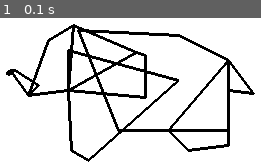
Above: before the commit, frame 1.
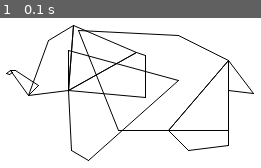
Above: after the commit, the same moment.

Repository: CarolineHo6/icd2o
Game: pygame game, started from Game-modules/elephant.py
Two runs of this game, one before a commit and one after it. Both use one fixed random seed, a clock stepped at 60 frames per second and the inputs below.
Inputs:
- Up to frame 1 (0.1 s): no input

The runs differ from the first frame. In frame 1, 9.0% of the frame differs, in the area x 2-98%, y 4-96%.

Commit message:
Mini Project

Diff:
--- a/Game-modules/elephant.py
+++ b/Game-modules/elephant.py
@@ -5,6 +5,7 @@
 pygame.init()
 
 screen = pygame.display.set_mode([400, 400])
+pygame.display.set_caption("Elephant")
 
 WHITE = (0, 0, 0)
 BLACK = (255, 255, 255)
@@ -14,16 +15,28 @@
     screen.fill(BLACK)
 
     # Elephant 2.0
-    pygame.draw.lines(screen, (0,0,0), True, [(100, 50), (200, 55), (250, 80), (190, 150), (140, 150)], 3)
-    pygame.draw.lines(screen, (0,0,0), True, [(250, 80), (190, 150), (250, 150)], 3)
-    pygame.draw.lines(screen, (0,0,0), True, [(190, 150), (250, 150), (250, 165), (210, 170)], 3)
-    pygame.draw.lines(screen, (0,0,0), True, [(250, 80), (250 ,110), (275, 113)], 3)
-    pygame.draw.lines(screen, (0,0,0), True, [(90, 110), (93, 170), (110, 180), (200, 100), (90, 70)], 3)
-    pygame.draw.lines(screen, (0,0,0), True, [(90, 110), (167, 117), (167, 75), (158, 72)], 3)
-    pygame.draw.lines(screen, (0,0,0), True, [(90, 110), (158, 72), (95, 45)], 3)
-    pygame.draw.lines(screen, (0,0,0), True, [(32, 90), (28, 93), (31, 94), (34, 92)], 3)
-    pygame.draw.lines(screen, (0,0,0), True, [(50, 115), (60, 105), (37, 90), (32, 90)], 3)
-    pygame.draw.lines(screen, (0,0,0), True, [(95, 45), (90, 110), (50, 115), (70, 60)], 3)
+    #pygame.draw.lines(screen, (0,0,0), True, [(100, 50), (200, 55), (250, 80), (190, 150), (140, 150)], 3)
+    #pygame.draw.lines(screen, (0,0,0), True, [(250, 80), (190, 150), (250, 150)], 3)
+    #pygame.draw.lines(screen, (0,0,0), True, [(190, 150), (250, 150), (250, 165), (210, 170)], 3)
+    #pygame.draw.lines(screen, (0,0,0), True, [(250, 80), (250 ,110), (275, 113)], 3)
+    #pygame.draw.lines(screen, (0,0,0), True, [(90, 110), (93, 170), (110, 180), (200, 100), (90, 70)], 3)
+    #pygame.draw.lines(screen, (0,0,0), True, [(90, 110), (167, 117), (167, 75), (158, 72)], 3)
+    #pygame.draw.lines(screen, (0,0,0), True, [(90, 110), (158, 72), (95, 45)], 3)
+    #pygame.draw.lines(screen, (0,0,0), True, [(32, 90), (28, 93), (31, 94), (34, 92)], 3)
+    #pygame.draw.lines(screen, (0,0,0), True, [(50, 115), (60, 105), (37, 90), (32, 90)], 3)
+    #pygame.draw.lines(screen, (0,0,0), True, [(95, 45), (90, 110), (50, 115), (70, 60)], 3)
+
+    # Elephant aalines
+    pygame.draw.aalines(screen, (0,0,0), True, [(100, 50), (200, 55), (250, 80), (190, 150), (140, 150)])
+    pygame.draw.aalines(screen, (0,0,0), True, [(250, 80), (190, 150), (250, 150)])
+    pygame.draw.aalines(screen, (0,0,0), True, [(190, 150), (250, 150), (250, 165), (210, 170)])
+    pygame.draw.aalines(screen, (0,0,0), True, [(250, 80), (250 ,110), (275, 113)])
+    pygame.draw.aalines(screen, (0,0,0), True, [(90, 110), (93, 170), (110, 180), (200, 100), (90, 70)])
+    pygame.draw.aalines(screen, (0,0,0), True, [(90, 110), (167, 117), (167, 75), (158, 72)])
+    pygame.draw.aalines(screen, (0,0,0), True, [(90, 110), (158, 72), (95, 45)])
+    pygame.draw.aalines(screen, (0,0,0), True, [(32, 90), (28, 93), (31, 94), (34, 92)])
+    pygame.draw.aalines(screen, (0,0,0), True, [(50, 115), (60, 105), (37, 90), (32, 90)])
+    pygame.draw.aalines(screen, (0,0,0), True, [(95, 45), (90, 110), (50, 115), (70, 60)])
 
     # Elephant
     '''pygame.draw.polygon(screen, (170, 170, 170), [(100, 50), (200, 55), (250, 80), (190, 150), (140, 150)])
--- /dev/null
+++ b/Game-modules/project.py
@@ -0,0 +1,78 @@
+import sys
+sys.path.append(r'C:\Users\CHo\AppData\Local\Programs\Python\Python312\Lib\site-packages')
+import pygame
+import math
+
+# Initialize display
+pygame.init()
+
+# Make display and caption
+screen = pygame.display.set_mode([500, 800])
+pygame.display.set_caption("Mini Project - Scene")
+
+# Colours
+WHITE = (255, 255, 255)
+BLACK = (0, 0, 0)
+GREEN = (0, 255, 0)
+SKY = (204, 255, 255)
+BROWN = (153, 76, 0)
+RED = (255, 0, 0)
+BLUE = (0, 0, 255)
+YELLOW = (255, 255, 102)
+GREY = (125, 125, 125)
+
+# Main Loop
+while True:
+    screen.fill(SKY)
+
+    # Ground
+    pygame.draw.rect(screen, GREEN, (0, 600, 1000, 200))
+
+    # House
+    pygame.draw.rect(screen, BROWN, (100, 550, 100, 100))
+    pygame.draw.polygon(screen, RED, [(75, 550), (225, 550), (150, 500)])
+    pygame.draw.rect(screen, BLUE, (140, 620, 20, 30))
+    pygame.draw.circle(screen, BLACK, (130, 575), 15)
+    pygame.draw.circle(screen, BLACK, (170, 575), 15)
+
+    # Car
+    pygame.draw.polygon(screen, RED, [(270, 580), (280, 570), (290, 570), (300, 580)])
+    pygame.draw.rect(screen, RED, (245, 580, 65, 20))
+    pygame.draw.circle(screen, BLACK, (265, 600), 5)
+    pygame.draw.circle(screen, BLACK, (300, 600), 5)
+    pygame.draw.polygon(screen, BLACK, [(273, 579), (283, 572), (288, 572), (298, 579)])
+
+    # Sun
+    # Body of sun
+    pygame.draw.circle(screen, (YELLOW), (150, 150), 75)
+
+    # Lines
+    pygame.draw.line(screen, (YELLOW), (50, 50), (80, 80), 20)
+    pygame.draw.line(screen, (YELLOW), (150, 25), (150, 55), 20)
+    pygame.draw.line(screen, (YELLOW), (250, 50), (220, 80), 20)
+    pygame.draw.line(screen, (YELLOW), (250, 150), (280, 150), 20)
+    pygame.draw.line(screen, (YELLOW), (225, 200), (255, 230), 20)
+    pygame.draw.line(screen, (YELLOW), (150, 250), (150, 280), 20)
+    pygame.draw.line(screen, (YELLOW), (50, 260), (80, 230), 20)
+    pygame.draw.line(screen, (YELLOW), (50, 150), (10, 150), 20)
+
+    # Stop sign
+    pygame.draw.rect(screen, GREY, (412, 560, 6, 50))
+    pygame.draw.polygon(screen, RED, [(400, 550), (410, 540), (420, 540), (430, 550), (430, 560), (420, 570), (410, 570), (400, 560)])
+
+    # Road
+    pygame.draw.rect(screen, GREY, (420, 600, 50, 200))
+    pygame.draw.rect(screen, WHITE, (443, 600, 5, 200))
+
+    # Thing
+    pygame.draw.ellipse(screen, BLACK, pygame.Rect(350, 580, 20, 15), 3)
+    pygame.draw.line(screen, BLACK, (360, 595), (360, 615), 3)
+    pygame.draw.lines(screen, BLACK, False, [(350, 625), (360, 615), (370, 625)])
+    pygame.draw.lines(screen, BLACK, False, [(350, 595), (360, 605), (370, 595)])
+
+    pygame.display.flip()
+
+    for i in pygame.event.get():
+        if i.type == pygame.QUIT:
+            pygame.quit()
+            sys.exit()
--- /dev/null
+++ b/Game-modules/scene.py
@@ -0,0 +1,75 @@
+import sys
+sys.path.append(r'C:\Users\CHo\AppData\Local\Programs\Python\Python312\Lib\site-packages')
+import pygame
+import math
+
+pygame.init()
+
+screen = pygame.display.set_mode([900, 700])
+pygame.display.set_caption("Elephant")
+
+WHITE = (255, 255, 255)
+BLUE = (0, 0, 255)
+BROWN = (139, 69, 19)
+YELLOW = (255, 255, 0)
+GREEN = (0, 128, 0)
+BLACK = (0,0,0)
+GREY = (200,200,200)
+
+while True:
+    screen.fill(WHITE)
+
+    #House
+    pygame.draw.rect(screen, BLUE, (150, 300, 200, 150))  # (x, y, width, height)
+    pygame.draw.polygon(screen, BROWN, [(150, 300), (250, 200), (350, 300)])
+    pygame.draw.rect(screen, BROWN, (225, 380, 50, 70))
+    pygame.draw.circle(screen, YELLOW, (200, 330), 20)  # Window 1
+    pygame.draw.circle(screen, YELLOW, (300, 330), 20)  # Window 2
+
+    # Trees
+    pygame.draw.rect(screen, BROWN, (80, 350, 40, 100))  # (x, y, width, height)
+    pygame.draw.polygon(screen, GREEN, [(0, 350), (100, 200), (200, 350)])
+    pygame.draw.polygon(screen, GREEN, [(20, 300), (100, 150), (180, 300)])
+    pygame.draw.polygon(screen, GREEN, [(40, 250), (100, 120), (160, 250)])
+
+    pygame.draw.rect(screen, BROWN, (430, 350, 40, 100))  # (x, y, width, height)
+    pygame.draw.polygon(screen, GREEN, [(400, 350), (450, 200), (500, 350)])
+    pygame.draw.polygon(screen, GREEN, [(400, 300), (450, 150), (500, 300)])
+    pygame.draw.polygon(screen, GREEN, [(400, 250), (450, 120), (500, 250)])
+
+    # Car
+    pygame.draw.rect(screen, GREEN, (50, 500, 100, 50))
+    pygame.draw.rect(screen, GREEN, (25, 525, 25, 25))
+    pygame.draw.rect(screen, BLACK, (55, 505, 35, 20))
+    pygame.draw.rect(screen, BLACK, (110, 505, 35, 20))
+    pygame.draw.circle(screen, BLACK, (50, 550), 10)
+    pygame.draw.circle(screen, BLACK, (130, 550), 10)
+
+    # Sun
+    pygame.draw.circle(screen, (YELLOW), (750, 150), 75)
+    pygame.draw.line(screen, (YELLOW), (650, 50), (680, 80), 20)
+    pygame.draw.line(screen, (YELLOW), (750, 25), (750, 55), 20)
+    pygame.draw.line(screen, (YELLOW), (850, 50), (820, 80), 20)
+    pygame.draw.line(screen, (YELLOW), (850, 150), (880, 150), 20)
+    pygame.draw.line(screen, (YELLOW), (825, 200), (855, 230), 20)
+    pygame.draw.line(screen, (YELLOW), (750, 250), (750, 280), 20)
+    pygame.draw.line(screen, (YELLOW), (650, 260), (680, 230), 20)
+    pygame.draw.line(screen, (YELLOW), (650, 150), (610, 150), 20)
+
+    # Stick Man
+    pygame.draw.circle(screen, BLACK, (200, 500), 10, 2)
+    pygame.draw.line(screen, BLACK, (200, 510), (200, 530), 2)
+    pygame.draw.lines(screen, BLACK, False, [(190, 540), (200, 530), (210, 540)], 2)
+    pygame.draw.lines(screen, BLACK, False, [(190, 530), (200, 520), (210, 530)], 2)
+
+    # Flag
+    pygame.draw.rect(screen, GREY, (500, 300, 10, 175))
+    pygame.draw.rect(screen, BLUE, (510, 300, 60, 40))
+    pygame.draw.arc(screen, GREEN, pygame.Rect(515, 305, 55, 35), 0, 2*math.pi/2, 2)
+
+    pygame.display.flip()
+
+    for i in pygame.event.get():
+        if i.type == pygame.QUIT:
+            pygame.quit()
+            sys.exit()
--- a/Tetris.py
+++ /dev/null
@@ -1,108 +0,0 @@
-import sys
-sys.path.append(r'C:\Users\CHo\AppData\Local\Programs\Python\Python312\Lib\site-packages')
-import pygame
-import random
-
-# Initialize pygame
-pygame.init()
-
-# Constants
-SCREEN_WIDTH = 800
-SCREEN_HEIGHT = 600
-BLOCK_SIZE = 30
-GRID_WIDTH = SCREEN_WIDTH // BLOCK_SIZE
-GRID_HEIGHT = SCREEN_HEIGHT // BLOCK_SIZE
-WHITE = (255, 255, 255)
-BLACK = (0, 0, 0)
-
-# Shapes of Tetris blocks
-SHAPES = [
-    [[1, 1, 1],
-     [0, 1, 0]],
-
-    [[0, 2, 2],
-     [2, 2, 0]],
-
-    [[3, 3, 0],
-     [0, 3, 3]],
-
-    [[4, 0, 0],
-     [4, 4, 4]],
-
-    [[0, 0, 5],
-     [5, 5, 5]],
-
-    [[6, 6],
-     [6, 6]],
-
-    [[7, 7, 7, 7]]
-]
-
-# Initialize screen
-screen = pygame.display.set_mode((SCREEN_WIDTH, SCREEN_HEIGHT))
-pygame.display.set_caption("Tetris")
-
-clock = pygame.time.Clock()
-
-# Functions
-def draw_block(x, y, color):
-    pygame.draw.rect(screen, color, (x * BLOCK_SIZE, y * BLOCK_SIZE, BLOCK_SIZE, BLOCK_SIZE))
-
-def new_piece():
-    shape = random.choice(SHAPES)
-    piece = {
-        'shape': shape,
-        'x': GRID_WIDTH // 2 - len(shape[0]) // 2,
-        'y': 0
-    }
-    return piece
-
-def draw_piece(piece):
-    shape = piece['shape']
-    x = piece['x']
-    y = piece['y']
-    color = colors[shape[0][0]]
-    for i in range(len(shape)):
-        for j in range(len(shape[i])):
-            if shape[i][j] != 0:
-                draw_block(x + j, y + i, color)
-
-def move_piece(piece, dx, dy):
-    piece['x'] += dx
-    piece['y'] += dy
-
-def is_collision(piece, dx, dy):
-    shape = piece['shape']
-    x = piece['x'] + dx
-    y = piece['y'] + dy
-    for i in range(len(shape)):
-        for j in range(len(shape[i])):
-            if shape[i][j] != 0:
-                if x + j < 0 or x + j >= GRID_WIDTH or y + i >= GRID_HEIGHT:
-                    return True
-    return False
-
-# Main loop
-piece = new_piece()
-running = True
-while running:
-    screen.fill(BLACK)
-
-    for event in pygame.event.get():
-        if event.type == pygame.QUIT:
-            running = False
-
-    # Move the piece down
-    if not is_collision(piece, 0, 1):
-        move_piece(piece, 0, 1)
-    else:
-        # Place the piece and create a new one
-        # (For simplicity, we don't remove completed lines)
-        piece = new_piece()
-
-    draw_piece(piece)
-
-    pygame.display.flip()
-    clock.tick(5)  # Adjust the speed of falling pieces
-
-pygame.quit()
